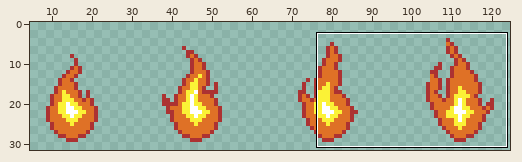
One commit to this sprite sheet: Assets/Sprites/flame_animation.png. The first picture is a wide view before the edit; the outline marks the close-up.
Close-up. Before:
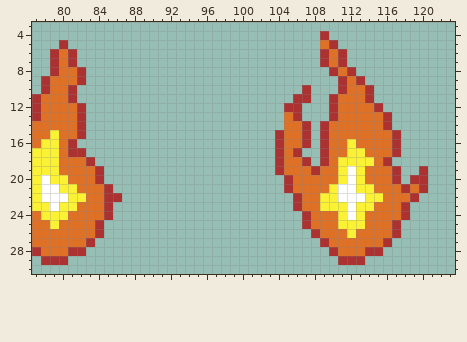
The file is 128x32 pixels. Shown: x 77..123, y 3..30. The wide view leaves out empty margins.
Now the later version:
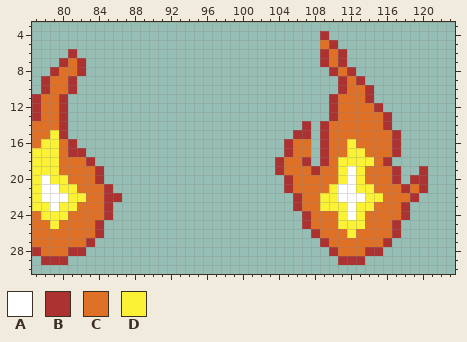
Palette (. is transparent): A #ffffff  B #ac3232  C #df7126  D #fbf236
The commit says: Added water droplette animation
The edit:
Changed rows in their new state; - is an unchanged pixel.
first column x 79:
 5 -.---------------------------
 6 ..---------------------------
 7 .BCB-------------------------
 9 --B.-------------------------
10 ----------------------------.
11 -B.------------------------..
12 -B..----------------------..-
13 -B..----------------------..-
14 -B..----------------------..-
15 -B..---------------------..B-
16 -------------------------.B-C
17 -------------------------.BCC
Pixel boxes of the changes (left, top, right, bottom) in both close-ups:
changed: (50, 40, 86, 139)
changed: (275, 85, 311, 157)
